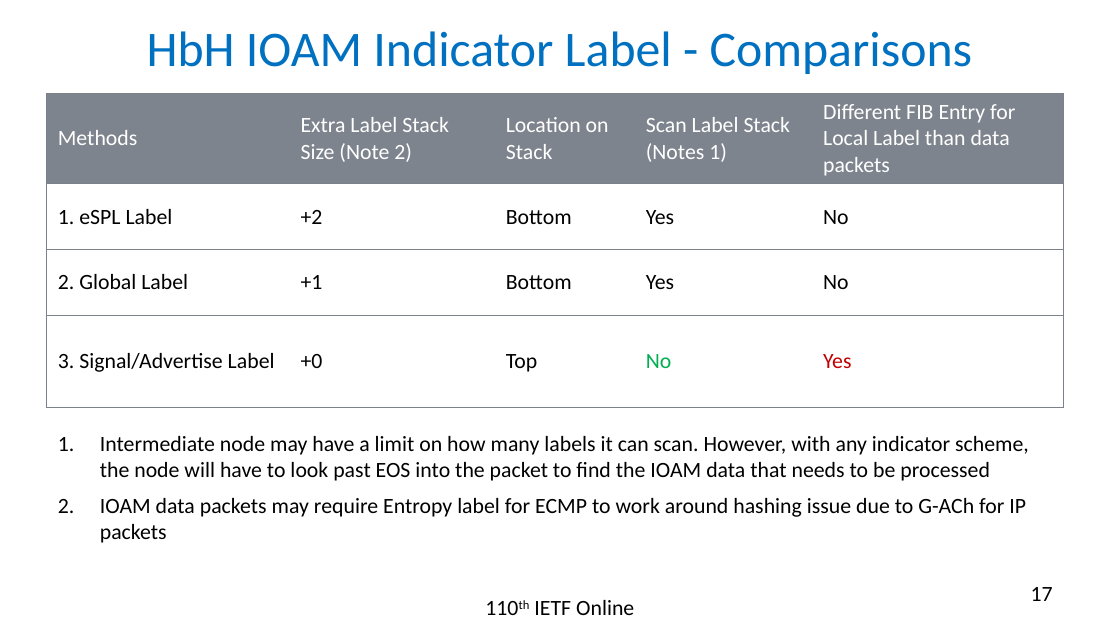
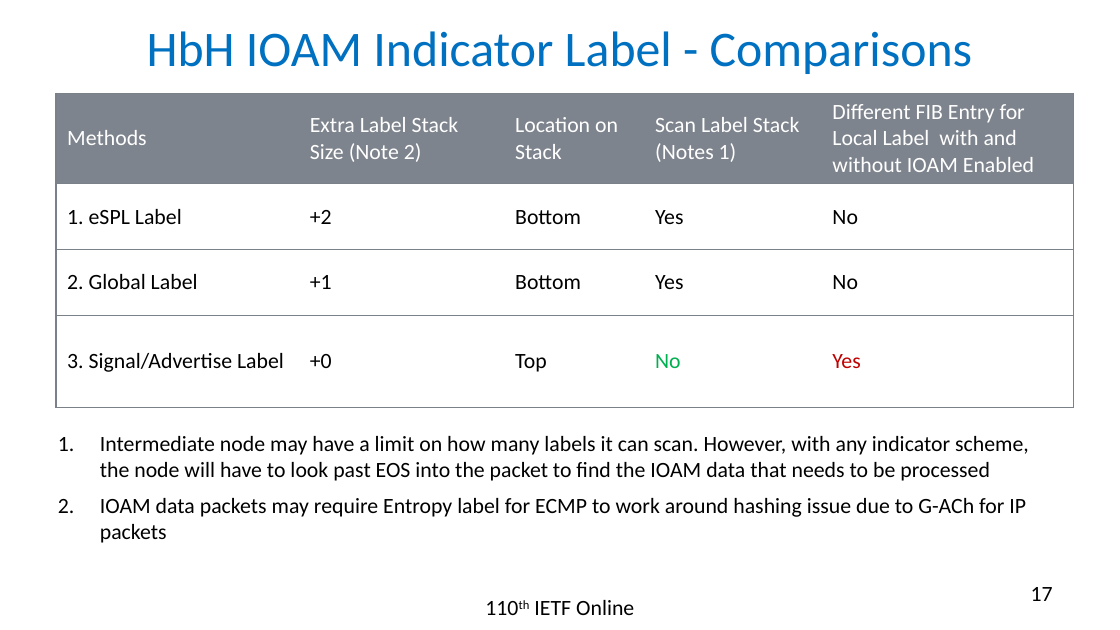
Before and after one commit to rakgandhi/ietf-slides, a slide deck: slide 17 of draft-gandhi-mpls-ioam-sr-06.pptx. Drawn at 1120x630 pixels with LibreOffice and Linux fonts; fonts in the diff are those of the drawing. Boxes give left, top, right and bottom in pixels: in the first picture for what was removed or moved away, otherwise in the second. Text is boxed around its words. In the diff, an @@ line names an element or a change of style, - is before the commit and + after.

```diff
--- a/draft-gandhi-mpls-ioam-sr-06.pptx
+++ b/draft-gandhi-mpls-ioam-sr-06.pptx
@@ table at [56,93,1073,405] @@
-row 1, column 5: Different FIB Entry for Local Label than data packets
+row 1, column 5: Different FIB Entry for Local Label with and without IOAM Enabled
@@ table: place and size @@
-table at [47,93,1064,405]
+table at [56,93,1073,405]
```
Also in this commit, not shown: 3 other slides changed, 1 other file.
